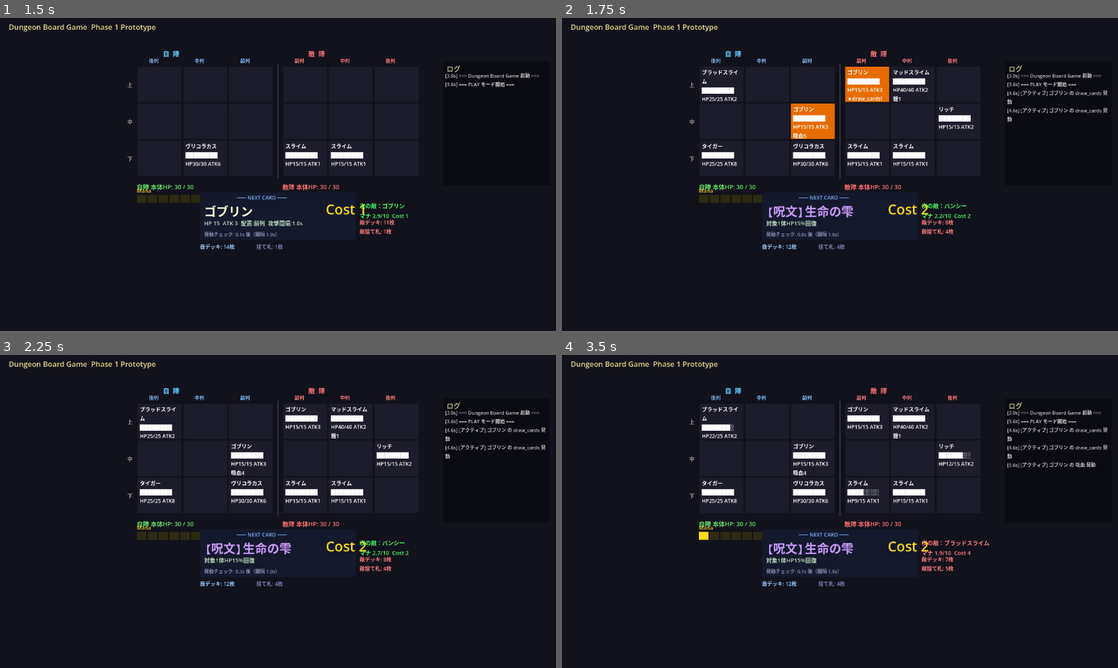
Above: before the commit, frames 1-4 (two rows, left to right).
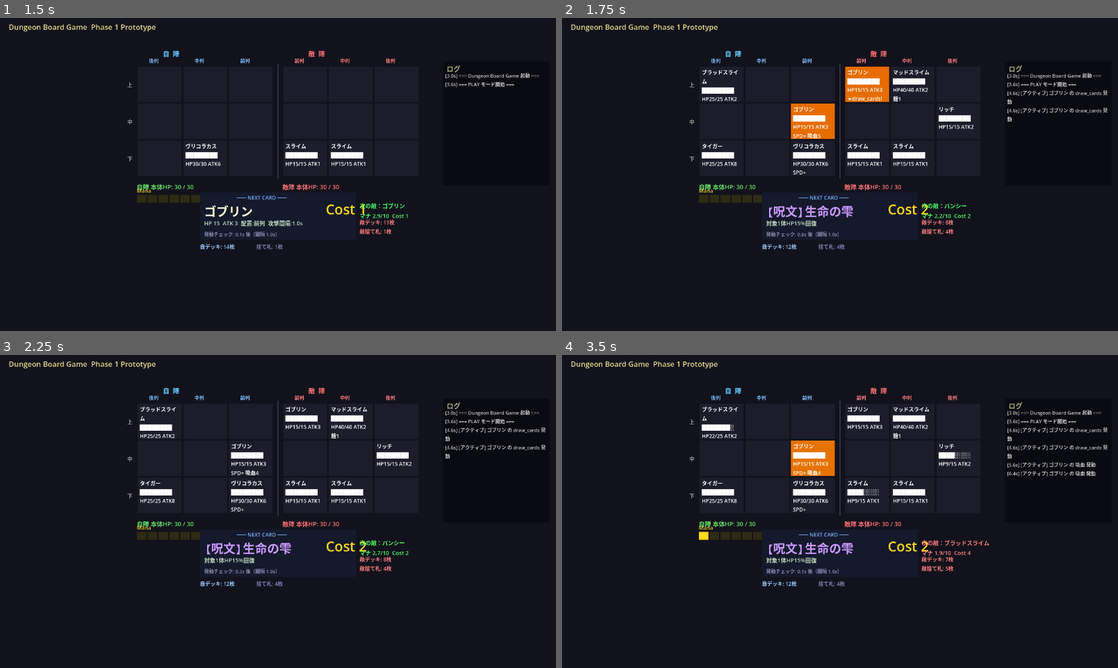
Above: after the commit, the same moments.

Repository: kazumak334-create/dungeon-board-game
Game: Godot game, scene res://scenes/Main.tscn
The game is run twice, just before and just after one commit, with the same random seed, the same clock (stepped at 60 frames per second) and the same inputs.
Inputs (mouse positions are in pixels of both pictures, inside the frame that each line leads up to):
- Up to frame 1 (1.5 s): click "PLAY" at 0.5 s; tap Enter at 1.25 s; move the mouse to (400, 158) at 1.27 s; click (400, 158) at 1.42 s
- Up to frame 2 (1.75 s): no input
- Up to frame 3 (2.25 s): drag from (166, 527) to (250, 574) at 2.02 s
- Up to frame 4 (3.5 s): move the mouse to (895, 442) at 2.77 s; click (895, 442) at 2.92 s

Frame 1 is identical in both runs. In frame 2, less than 0.1% of the frame differs, in the area x 41-47%, y 36-50%; in frame 3, less than 0.1%; in frame 4, 1.0%, in the area x 41-96%, y 27-50%.

Commit message:
feat: クラススキルロジック実�� + PlayerData統合 + DevUIクラス選択
■ クラススキル処理
- 錬金術師: 異常状態カードコスト-1（DeckManager.process_deck内）
- バーサーカー: 前列SPD+20% + HP50%以下で全ATK+3（SupportSystem）
- 死霊術師: 味方死亡時マナ+1最大10回（Main._on_unit_died）+ アンデッドHP+10%（place_unit）

■ EffectExecutor
- cost_modifier/spd_pct_buff/conditional_buff/hp_pct_buff passブランチ追加

■ Main.gd
- PlayerData生成���DeckManagerにmana_max/mana_regen設定→BoardManagerに注入
- デフォルトクラス: バーサーカー

■ DevUI
- CardDB.CLASSESから動的��成のクラス選択ボタン
- クラス変更���mana_max/mana_regen即時反映

Co-Authored-By: Claude Opus 4.6 (1M context) <noreply@anthropic.com>

Diff:
--- a/scripts/BoardManager.gd
+++ b/scripts/BoardManager.gd
@@ -13,6 +13,7 @@
 var effect_executor: RefCounted = null  # EffectExecutor（Main.gd が設定）
 var deck_manager_ref: Node = null     # DeckManager（Main.gd が設定）
 var enemy_ai_ref: Node = null         # EnemyAI（Main.gd が設定）
+var player_data: RefCounted = null    # PlayerData（Main.gd が設定）
 var _board_dirty: bool = true       # true のときのみサポート効果を再計算
 var _status_timer: Timer = null
 var _regen_tick: int = 0            # リジェネ用：2秒ごとにカウント
@@ -100,6 +101,20 @@
 				return false
 		# 空きマス → 通常配置
 		var placed = unit_data.clone()
+		# 死霊術師パッシブ: アンデッドHP+10%
+		if player_data != null and side == 0 and placed.race == "アンデッド":
+			var _EDB_hp = load("res://scripts/EffectDB.gd")
+			for sk in player_data.skills:
+				if sk.get("trigger", "") == "always":
+					var edef = _EDB_hp.EFFECTS.get(sk.get("effect_id", ""), {})
+					if edef.get("type", "") == "hp_pct_buff":
+						var race_filter = sk.get("params", {}).get("race", edef.get("race", ""))
+						if race_filter == "" or placed.race == race_filter:
+							var pct = sk.get("params", {}).get("pct", edef.get("pct", 0.1))
+							var bonus = int(float(placed.max_hp) * pct)
+							placed.max_hp += bonus
+							placed.current_hp += bonus
+							print("[BoardManager] 死霊術師HP補正: %s max_hp+%d" % [placed.unit_name, bonus])
 		board[side][row][col] = placed
 		attack_timers[side][row][col] = placed.attack_interval
 		emit_signal("unit_placed", side, row, col, placed)
--- a/scripts/DeckManager.gd
+++ b/scripts/DeckManager.gd
@@ -127,6 +127,16 @@
 			return
 	elif _cost_reduction_remaining > 0:
 		effective_cost = max(0, top.cost - 1)
+	# 錬金術師パッシブ: 異常状態カードコスト軽減
+	if top.card_type == "status_spell" and board != null and board.player_data != null:
+		var _EDB_cost = load("res://scripts/EffectDB.gd")
+		for sk in board.player_data.skills:
+			if sk.get("trigger", "") == "always":
+				var edef = _EDB_cost.EFFECTS.get(sk.get("effect_id", ""), {})
+				if edef.get("type", "") == "cost_modifier" and edef.get("card_type", "") == top.card_type:
+					var amount = sk.get("params", {}).get("amount", edef.get("amount", -1))
+					effective_cost = max(0, effective_cost + amount)
+					print("[DeckManager] 錬金術師コスト軽減: %s %d→%d" % [top.unit_name, top.cost, effective_cost])
 	if mana < effective_cost:
 		return
 	mana -= effective_cost
--- a/scripts/DevUI.gd
+++ b/scripts/DevUI.gd
@@ -176,6 +176,20 @@
 	clear_tile_btn.modulate = Color(0.5, 0.5, 0.5)
 	clear_tile_btn.pressed.connect(_on_tile_effect_clear)
 	card_list_container.add_child(clear_tile_btn)
+
+	# クラス選択
+	_add_section_header("── クラス選択 ──")
+	var _CardDB_cls = load("res://scripts/CardDB.gd")
+	for class_id in _CardDB_cls.CLASSES:
+		var cdef = _CardDB_cls.CLASSES[class_id]
+		var cls_btn := Button.new()
+		cls_btn.text = cdef["display"]
+		cls_btn.size_flags_horizontal = Control.SIZE_EXPAND_FILL
+		cls_btn.custom_minimum_size = Vector2(240, 24)
+		cls_btn.add_theme_font_size_override("font_size", 11)
+		cls_btn.modulate = Color(0.3, 0.9, 0.9)
+		cls_btn.pressed.connect(_on_class_select.bind(class_id))
+		card_list_container.add_child(cls_btn)
 
 	# カード詳細ツールチップ（カード一覧の上に表示）
 	_tooltip_panel = PanelContainer.new()
@@ -713,3 +727,21 @@
 func _on_tile_effect_clear() -> void:
 	_pending_tile_effect = "clear"
 	selected_label.text = "盤面効果解除 → セルをクリック"
+
+func _on_class_select(class_id: String) -> void:
+	var _CardDB = load("res://scripts/CardDB.gd")
+	var cdef = _CardDB.CLASSES[class_id]
+	var PlayerDataScript = load("res://scripts/PlayerData.gd")
+	var pdata = PlayerDataScript.new()
+	pdata.class_id = class_id
+	pdata.class_name_jp = cdef["display"]
+	pdata.initial_mana = cdef["initial_mana"]
+	pdata.mana_max = cdef["mana_max"]
+	pdata.mana_regen = cdef["mana_regen"]
+	pdata.skills = cdef["skills"].duplicate(true)
+	pdata.reset_runtime()
+	board_manager.player_data = pdata
+	deck_manager.mana = pdata.initial_mana
+	deck_manager.MANA_MAX = pdata.mana_max
+	deck_manager.MANA_REGEN = pdata.mana_regen
+	main._add_log("[DEV] クラス変更: %s" % cdef["display"])
--- a/scripts/EffectExecutor.gd
+++ b/scripts/EffectExecutor.gd
@@ -590,6 +590,20 @@
 						for r2 in range(3):
 							for c2 in range(3):
 								bm.set_tile_effect(s2, r2, c2, tile_id, tile_dur)
+
+		# ---- プレイヤークラススキル（呼び出し側で処理・ここはpass） ----
+		# cost_modifier: DeckManager.process_deck で処理
+		"cost_modifier":
+			pass
+		# spd_pct_buff: SupportSystem._apply_class_skills で処理
+		"spd_pct_buff":
+			pass
+		# conditional_buff: SupportSystem._apply_class_skills で処理
+		"conditional_buff":
+			pass
+		# hp_pct_buff: BoardManager.place_unit で処理
+		"hp_pct_buff":
+			pass
 
 		# ---- マナ回復倍率変更（永久効果型アーティファクト・DeckManagerで処理） ----
 		"mana_regen_modify":
--- a/scripts/Main.gd
+++ b/scripts/Main.gd
@@ -119,6 +119,24 @@
 	board_manager.deck_manager_ref = deck_manager
 	board_manager.enemy_ai_ref = enemy_ai
 	spell_executor.effect_executor = effect_executor
+
+	# PlayerData 生成（デフォルト: バーサーカー）
+	var PlayerDataScript = load("res://scripts/PlayerData.gd")
+	var _CardDB = load("res://scripts/CardDB.gd")
+	var player_data = PlayerDataScript.new()
+	var class_def = _CardDB.CLASSES["berserker"]
+	player_data.class_id = "berserker"
+	player_data.class_name_jp = class_def["display"]
+	player_data.initial_mana = class_def["initial_mana"]
+	player_data.mana_max = class_def["mana_max"]
+	player_data.mana_regen = class_def["mana_regen"]
+	player_data.skills = class_def["skills"].duplicate(true)
+	# DeckManager に反映
+	deck_manager.mana = player_data.initial_mana
+	deck_manager.MANA_MAX = player_data.mana_max
+	deck_manager.MANA_REGEN = player_data.mana_regen
+	# BoardManager に設定
+	board_manager.player_data = player_data
 
 	_build_synthesis_registry()
 	_build_ui()
@@ -886,6 +904,17 @@
 	var display_col: int = (2 - col) if side == 0 else col
 	var col_names: Array  = ["前列", "中列", "後列"]
 	_add_log("倒 %s %d行%s" % [side_name, row + 1, col_names[display_col]])
+	# 死霊術師パッシブ: 味方死亡時マナ+1
+	if side == 0 and board_manager.player_data != null:
+		var _EDB = load("res://scripts/EffectDB.gd")
+		for skill in board_manager.player_data.skills:
+			if skill.get("trigger", "") == "on_unit_died_ally":
+				var max_count = skill.get("params", {}).get("max_count", 10)
+				if board_manager.player_data._death_mana_count < max_count:
+					board_manager.player_data._death_mana_count += 1
+					var amount = skill.get("params", {}).get("amount", 1)
+					deck_manager.mana = min(deck_manager.MANA_MAX, deck_manager.mana + amount)
+					_add_log("[死霊術師] 味方死亡: マナ+%d (累計%d/%d)" % [amount, board_manager.player_data._death_mana_count, max_count])
 	_mark_all_cells_dirty()
 
 func _on_unit_damaged(side: int, row: int, col: int) -> void:
--- a/scripts/SupportSystem.gd
+++ b/scripts/SupportSystem.gd
@@ -92,6 +92,9 @@
 					var tile_def_stay = _EDB_stay.EFFECTS.get(te_stay["effect_id"], {})
 					if tile_def_stay.has("atk_bonus") and (not tile_def_stay.has("race") or u.race == tile_def_stay["race"]):
 						u._atk_bonus += tile_def_stay["atk_bonus"]
+	# プレイヤークラススキル適用
+	if bm.player_data != null:
+		_apply_class_skills(0, bm.player_data)
 	# アクティブスキル由来のバフ + ATKバフ上限適用
 	for s in range(2):
 		for r in range(3):
@@ -247,6 +250,40 @@
 				})
 	# 旧方式（active_skill文字列パース）は削除済み。全てskills配列で処理。
 
+func _apply_class_skills(side: int, pdata: RefCounted) -> void:
+	var _EDB = load("res://scripts/EffectDB.gd")
+	for skill in pdata.skills:
+		if skill.get("trigger", "") != "always":
+			continue
+		var eid = skill.get("effect_id", "")
+		var edef = _EDB.EFFECTS.get(eid, {})
+		var etype = edef.get("type", "")
+		# バーサーカー: 前列SPD+20%
+		if etype == "spd_pct_buff":
+			var pct = skill.get("params", {}).get("pct", edef.get("pct", 0.2))
+			var front_col = 2 if side == 0 else 0
+			for r in range(3):
+				var u = bm.board[side][r][front_col]
+				if u != null:
+					u._interval_bonus += u.attack_interval * pct
+					print("[SupportSystem] クラススキル spd_pct_buff: %s +%.2f" % [u.unit_name, u.attack_interval * pct])
+		# バーサーカー: HP50%以下で全ATK+3
+		elif etype == "conditional_buff":
+			var threshold = skill.get("params", {}).get("threshold", edef.get("threshold", 0.5))
+			var atk_bonus = skill.get("params", {}).get("atk", edef.get("atk", 3))
+			var base_hp = bm.base_hp_ref
+			var hp_ratio = float(base_hp[side]) / 30.0  # 本体HP上限は30固定
+			if hp_ratio <= threshold:
+				print("[SupportSystem] クラススキル conditional_buff: 発動 hp_ratio=%.2f threshold=%.2f" % [hp_ratio, threshold])
+				for r in range(3):
+					for c in range(3):
+						var u = bm.board[side][r][c]
+						if u != null:
+							u._atk_bonus += atk_bonus
+		# hp_pct_buff はplace_unit時に処理済みのためpassブランチのみ
+		elif etype in ["hp_pct_buff", "cost_modifier"]:
+			pass  # hp_pct_buff: BoardManager.place_unit で処理 / cost_modifier: DeckManager.process_deck で処理
+
 func _apply_permanent_artifact_effects() -> void:
 	# 永久効果型アーティファクト（player_artifacts / enemy_artifacts）のalwaysスキルを適用
 	var artifact_lists: Array = [bm.player_artifacts, bm.enemy_artifacts]
Not shown, added: scripts/CombatSystem.gd.uid
Not shown, added: scripts/PlayerData.gd.uid
Not shown, added: scripts/SupportSystem.gd.uid
Not shown, changed: CHANGELOG.md
